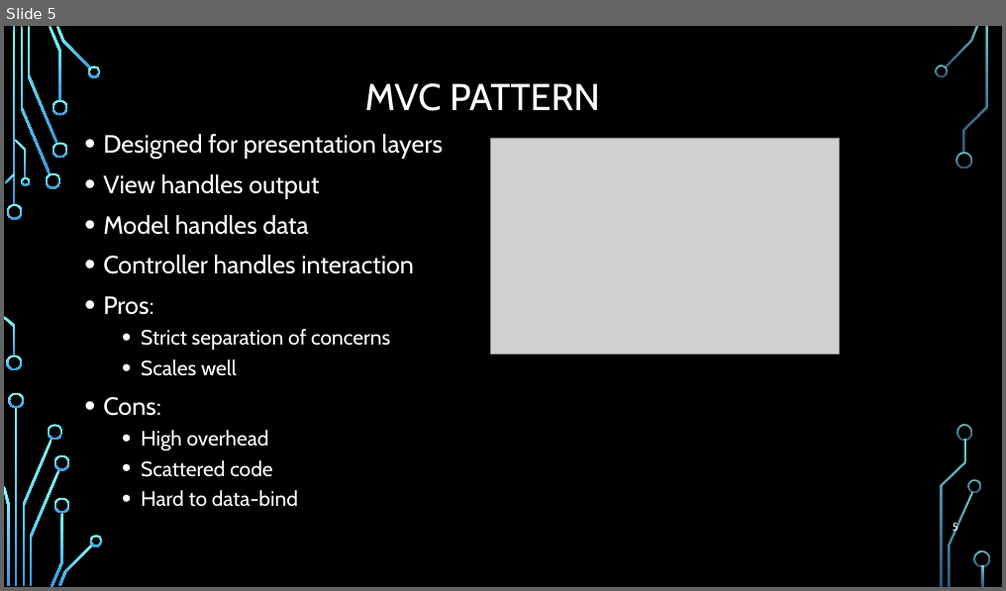
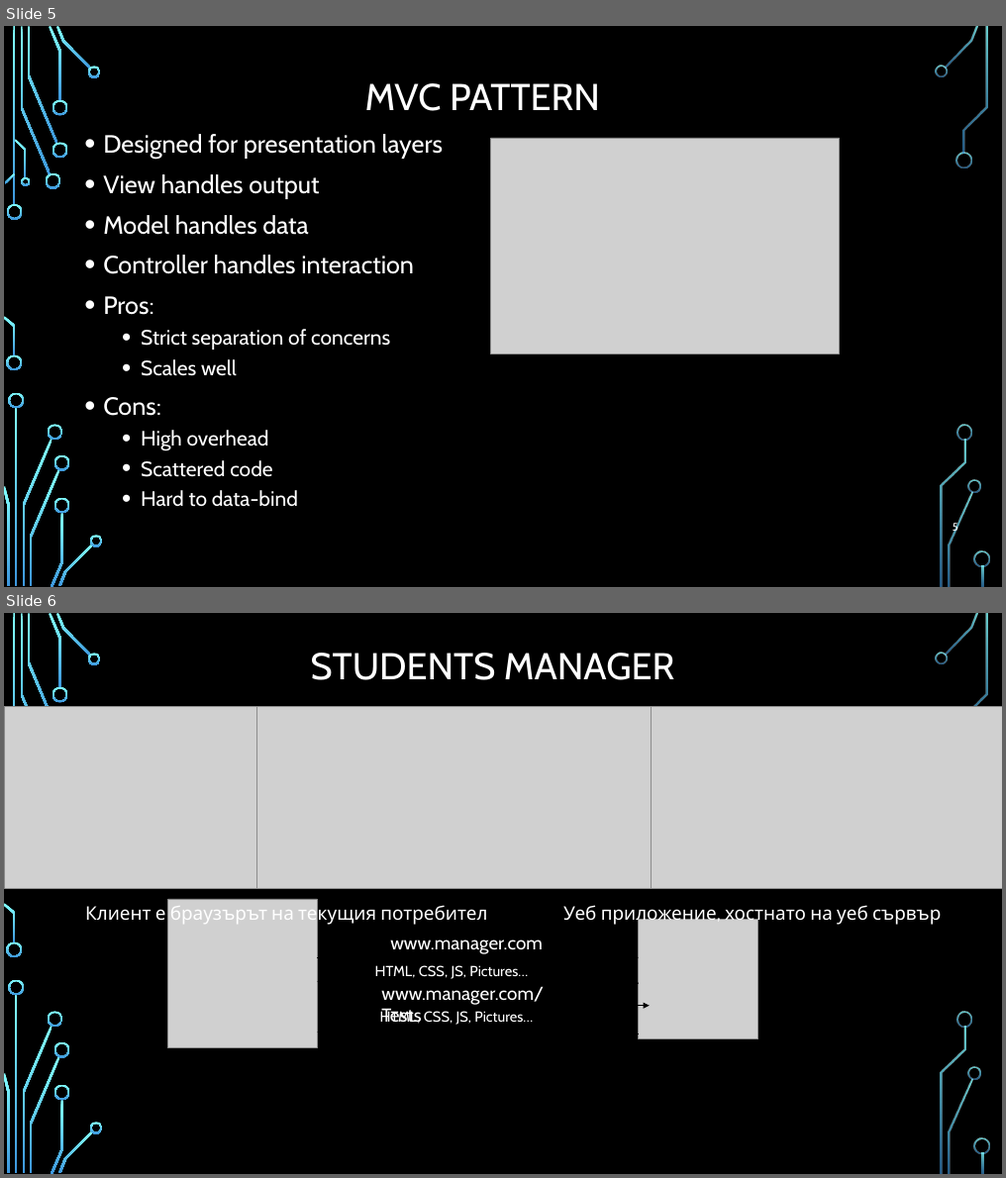
Before and after one commit to profjordanov/hybrid-app-development, a slide deck: intro/lecture.pptx. Shown one above the other, each under a label of ours: slide 5 before the commit, slides 5 and 6 after it. The pictures are 1006x591 and 1006x1178 pixels, drawn with LibreOffice and Linux fonts; fonts in the diff are those of the drawing; grey boxes stand for pictures; background and template pictures are left out. Boxes give left, top, right and bottom in pixels: in the first picture for what was removed or moved away, otherwise in the second. Text is boxed around its words. In the diff, an @@ line names an element or a change of style, - is before the commit and + after.

```diff
--- a/intro/lecture.pptx
+++ b/intro/lecture.pptx
@@ slide 6 added at (4, 613, 1002, 1174), background picture (left out); not listed: 30 template elements that a slide beside it also shows @@
@@ title added at (311, 653, 675, 680), 36 pt, text #FFFFFF @@
+STUDENTS MANAGER
@@ picture added at (4, 707, 332, 888) @@
@@ picture added at (257, 707, 653, 888) @@
@@ picture added at (650, 707, 1002, 888) @@
@@ text added at (85, 903, 487, 927), 18 pt, text #FFFFFF @@
+Клиент е браузърът на текущия потребител
@@ picture added at (168, 899, 317, 1048) @@
@@ text added at (563, 905, 941, 927), 18 pt, text #FFFFFF @@
+Уеб приложение, хостнато на уеб сървър
@@ picture added at (639, 919, 758, 1039) @@
@@ arrow added from (317, 959) to (639, 959), #000000 0.75 pt @@
@@ text added at (375, 965, 528, 979), 14 pt, text #FFFFFF @@
+HTML, CSS, JS, Pictures…
@@ text added at (390, 940, 543, 955), 18 pt, text #FFFFFF @@
+www.manager.com
@@ arrow added from (639, 983) to (317, 982), #000000 0.75 pt @@
@@ text added at (381, 986, 544, 1024), 18 pt, text #FFFFFF @@
+www.manager.com/Tests
@@ arrow added from (328, 1006) to (649, 1006), #000000 0.75 pt @@
@@ text added at (380, 1010, 533, 1027), 14 pt, text #FFFFFF @@
+HTML, CSS, JS, Pictures…
@@ arrow added from (639, 1035) to (317, 1032), #000000 0.75 pt @@
```
Also in this commit, not shown: 1 slide changed, 2 other slides added, 1 slide removed, 5 other files.
